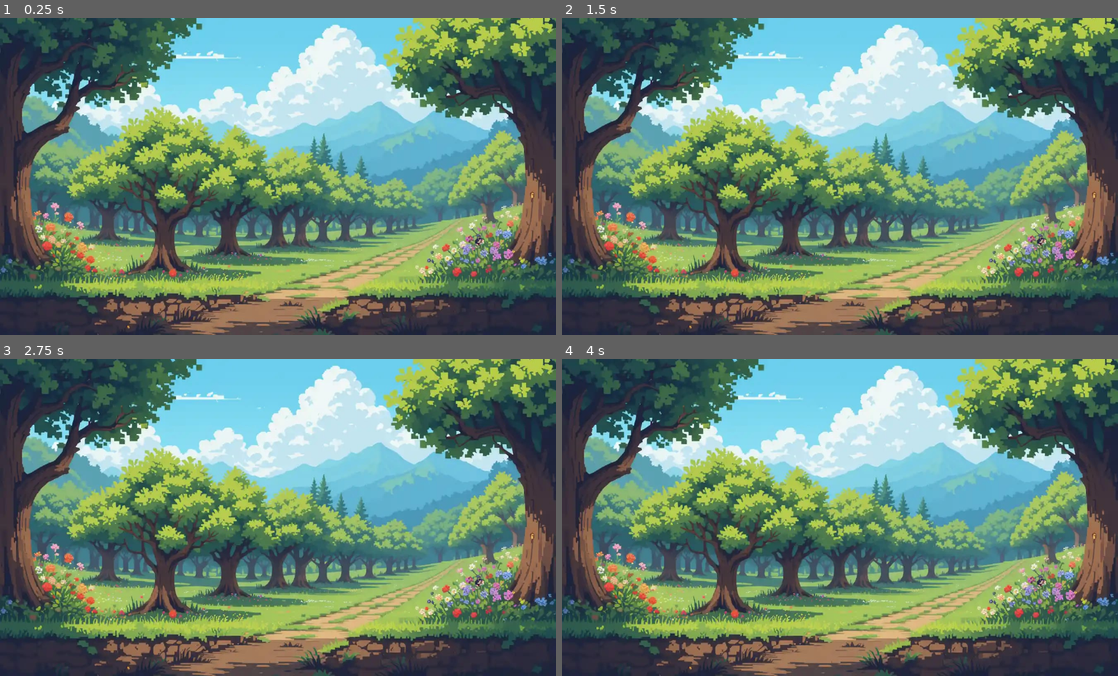
Above: before the commit, frames 1-4 (two rows, left to right).
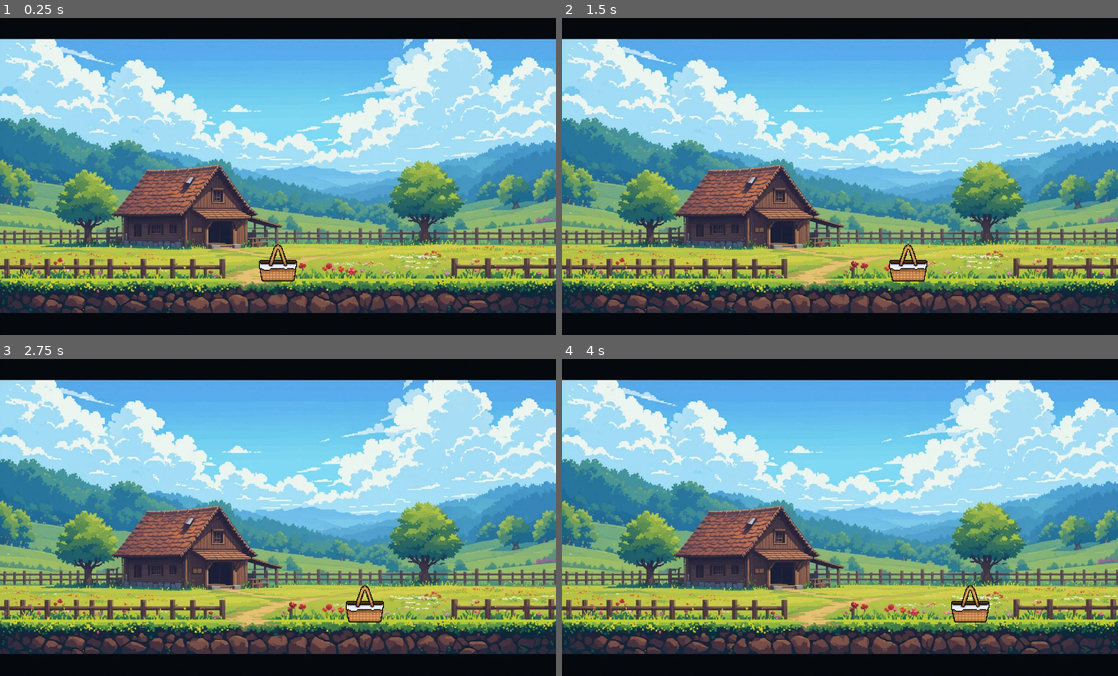
Above: after the commit, the same moments.

Repository: DevCadion/Projeto-Game-Collectors
Game: Godot game, scene res://scens/game.tscn
Same seed, same stepped clock (60 frames per second), same inputs: the game is played once before the commit and once after it. Before the commit the project starts from res://scens/menu.tscn.
Inputs:
- Up to frame 1 (0.25 s): no input
- Up to frame 2 (1.5 s): tap Enter at 0.5 s; hold Right (ui_right) 0.53-1.28 s; hold Left (ui_left) from 1.28 s (still down)
- Up to frame 3 (2.75 s): release Left (ui_left) at 2.03 s; hold Right (ui_right) from 2.03 s (still down)
- Up to frame 4 (4 s): release Right (ui_right) at 3.53 s; hold Left (ui_left) from 3.53 s (still down)

The runs differ from the first frame. In frame 1, 93% of the frame differs, in the area x 0-100%, y 0-100%; in frame 2, 93%; in frame 3, 93%; in frame 4, 93%.

Commit message:
MovePlayer

Diff:
--- a/project.godot
+++ b/project.godot
@@ -11,7 +11,7 @@
 [application]
 
 config/name="Collectors"
-run/main_scene="uid://cqjcjmovtjpt3"
+run/main_scene="uid://o7p1mm6x1n1t"
 config/features=PackedStringArray("4.4", "Mobile")
 
 [display]
@@ -19,6 +19,19 @@
 window/size/viewport_width=1344
 window/size/viewport_height=768
 
+[input]
+
+esquerda={
+"deadzone": 0.2,
+"events": [Object(InputEventKey,"resource_local_to_scene":false,"resource_name":"","device":-1,"window_id":0,"alt_pressed":false,"shift_pressed":false,"ctrl_pressed":false,"meta_pressed":false,"pressed":false,"keycode":0,"physical_keycode":65,"key_label":0,"unicode":97,"location":0,"echo":false,"script":null)
+]
+}
+direita={
+"deadzone": 0.2,
+"events": [Object(InputEventKey,"resource_local_to_scene":false,"resource_name":"","device":-1,"window_id":0,"alt_pressed":false,"shift_pressed":false,"ctrl_pressed":false,"meta_pressed":false,"pressed":false,"keycode":0,"physical_keycode":68,"key_label":0,"unicode":100,"location":0,"echo":false,"script":null)
+]
+}
+
 [rendering]
 
 renderer/rendering_method="mobile"
--- a/scens/player.tscn
+++ b/scens/player.tscn
@@ -1,11 +1,13 @@
-[gd_scene load_steps=3 format=3 uid="uid://cqt2qgswhqwpu"]
+[gd_scene load_steps=4 format=3 uid="uid://cqt2qgswhqwpu"]
 
 [ext_resource type="Texture2D" uid="uid://csk55xnjmhry8" path="res://sprites/player.png" id="1_0sssh"]
+[ext_resource type="Script" uid="uid://cinteb1ma5yco" path="res://scripts/player.gd" id="1_6nulb"]
 
 [sub_resource type="RectangleShape2D" id="RectangleShape2D_6nulb"]
 size = Vector2(92, 52.5)
 
 [node name="Player" type="CharacterBody2D"]
+script = ExtResource("1_6nulb")
 
 [node name="CollisionShape2D" type="CollisionShape2D" parent="."]
 position = Vector2(0, 11.75)
--- /dev/null
+++ b/scripts/player.gd
@@ -0,0 +1,15 @@
+extends CharacterBody2D
+
+var speed = 300
+
+func _physics_process(delta):
+	var direction = 0
+
+	if Input.is_action_pressed("ui_left") or Input.is_action_pressed("esquerda"):
+		direction -= 1
+	if Input.is_action_pressed("ui_right") or Input.is_action_pressed("direita"):
+		direction += 1
+
+	velocity.x = direction * speed
+
+	move_and_slide()
Not shown, added: scripts/player.gd.uid
